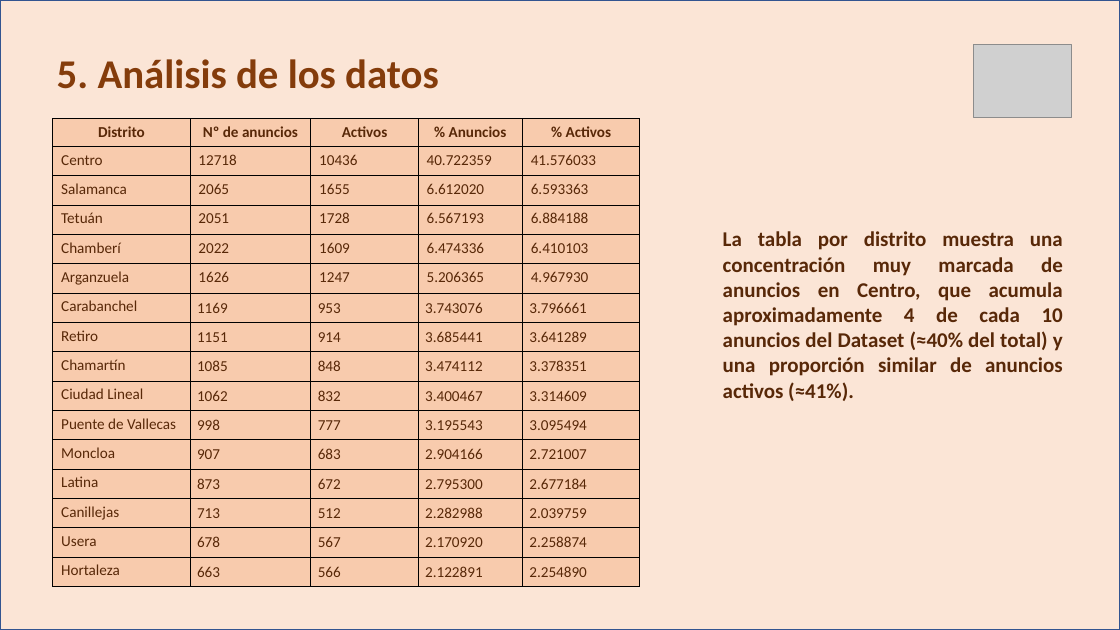
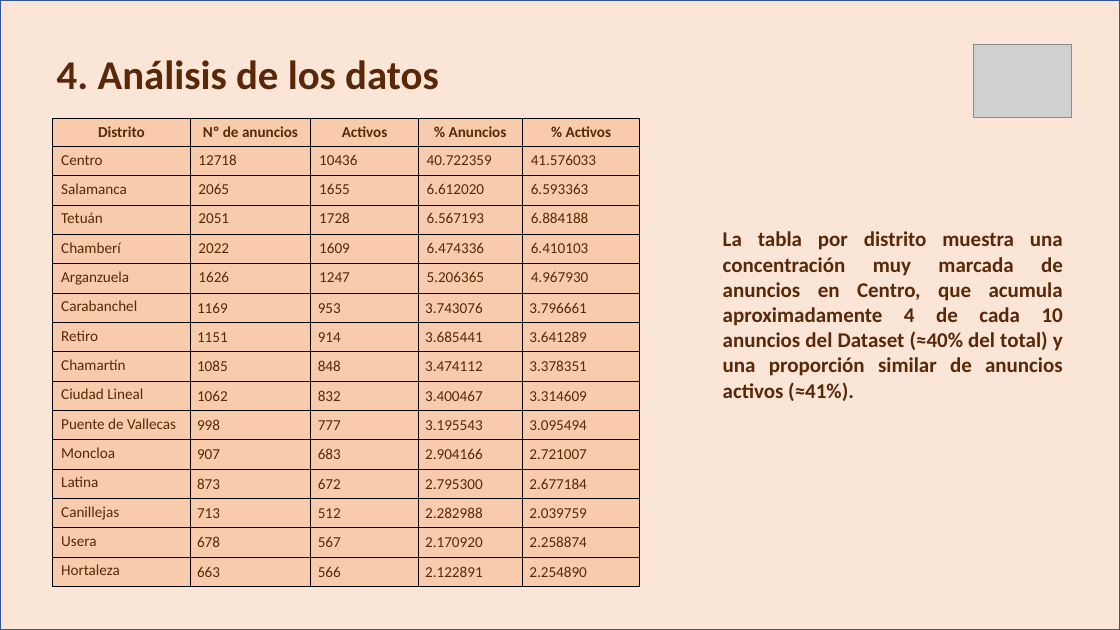
Before and after one commit to JavierPasAg/EDA_Tematica_del_proyecto, a slide deck: slide 10 of PPT.pptx. Drawn at 1120x630 pixels with LibreOffice and Linux fonts; fonts in the diff are those of the drawing; grey boxes stand for pictures. Boxes give left, top, right and bottom in pixels: in the first picture for what was removed or moved away, otherwise in the second. Text is boxed around its words. In the diff, an @@ line names an element or a change of style, - is before the commit and + after.

```diff
--- a/PPT.pptx
+++ b/PPT.pptx
@@ text at bbox=[57, 60, 439, 90]: text changed; text colour #843C0B to #582808 @@
-5. Análisis de los datos
+4. Análisis de los datos
```
Also in this commit, not shown: 6 other slides changed, 1 slide added, 1 slide removed.
